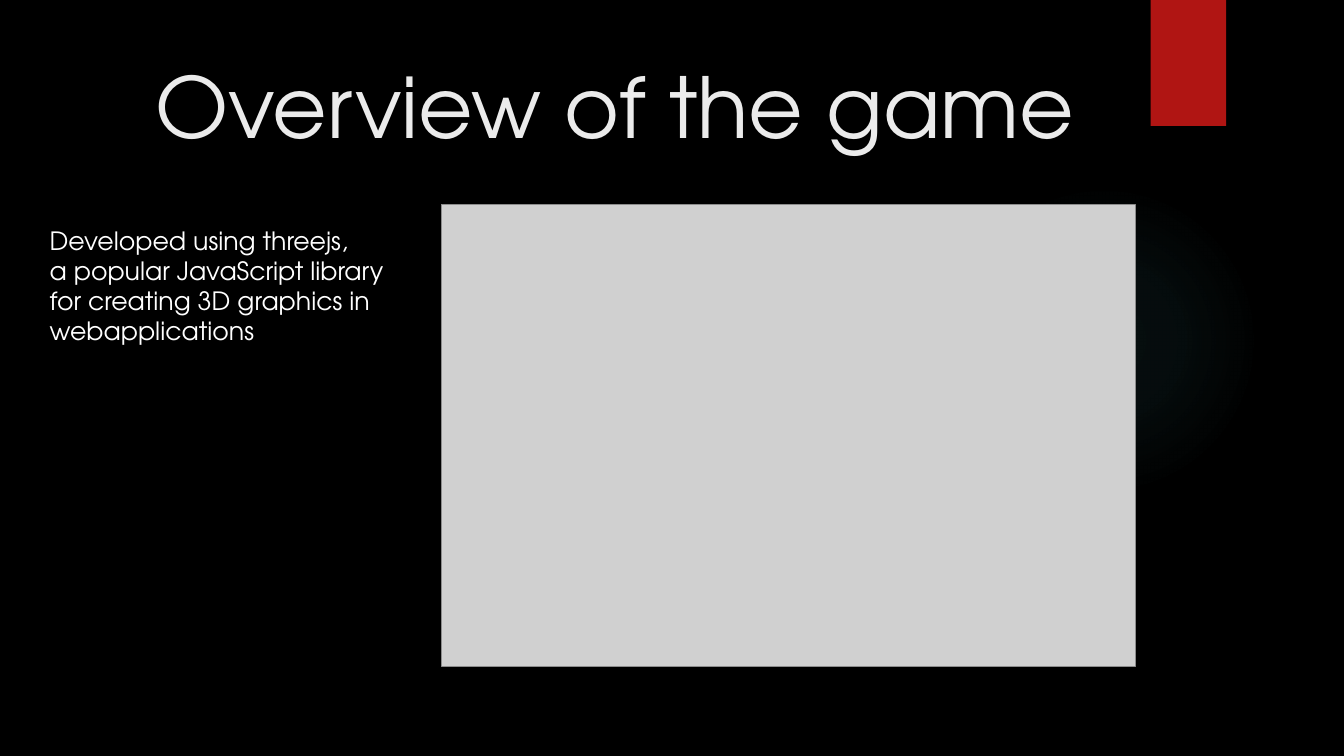
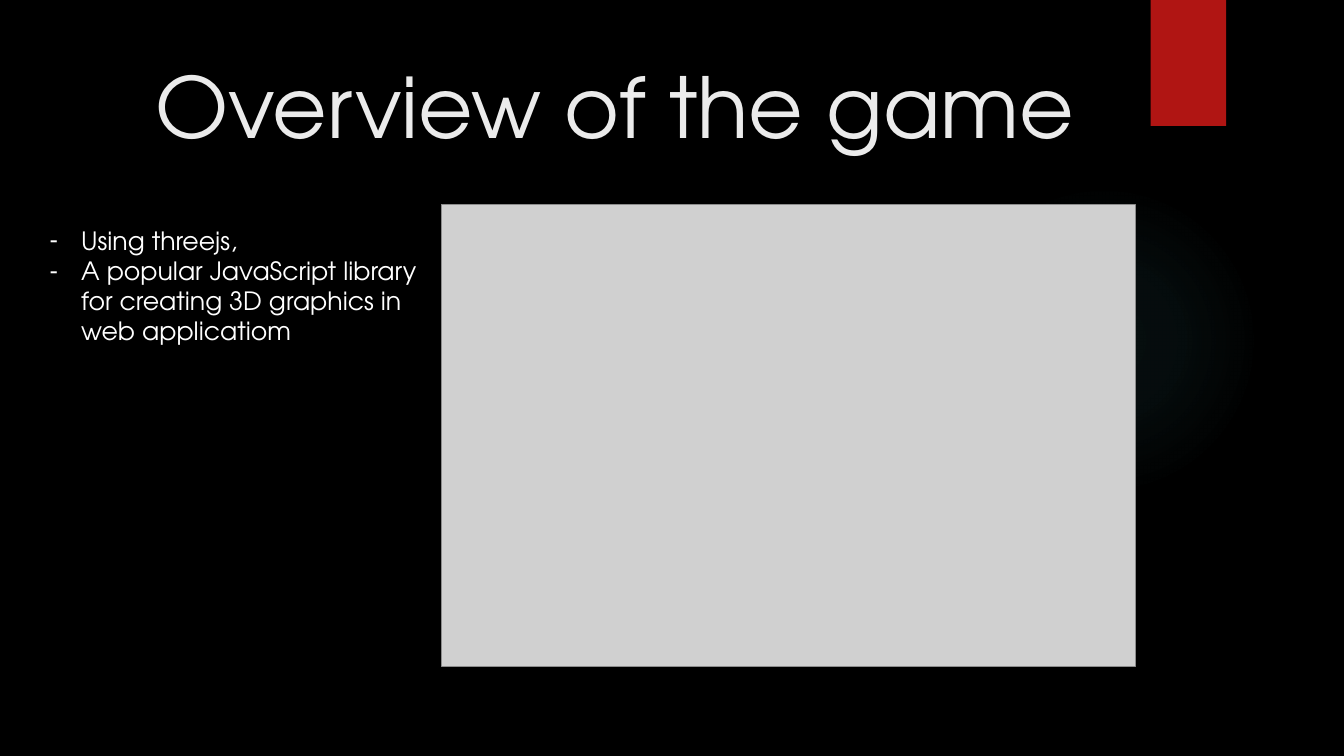
Before and after one commit to KhoaNguyen1804/Computer_Graphic_2023, a slide deck: slide 2 of Presentation.pptx. Drawn at 1344x756 pixels with LibreOffice and Linux fonts; fonts in the diff are those of the drawing; grey boxes stand for pictures; background and template pictures are left out. Boxes give left, top, right and bottom in pixels: in the first picture for what was removed or moved away, otherwise in the second. Text is boxed around its words. In the diff, an @@ line names an element or a change of style, - is before the commit and + after.

Commit message:
fix ppt

```diff
--- a/Presentation.pptx
+++ b/Presentation.pptx
@@ text at box(81, 231, 416, 345): text changed @@
-Developed using threejs,
-a popular JavaScript library for creating 3D graphics in webapplications
+– Using threejs,
+– A popular JavaScript library for creating 3D graphics in web applicatiom
```
Also in this commit, not shown: 4 other slides changed, 1 other file.
